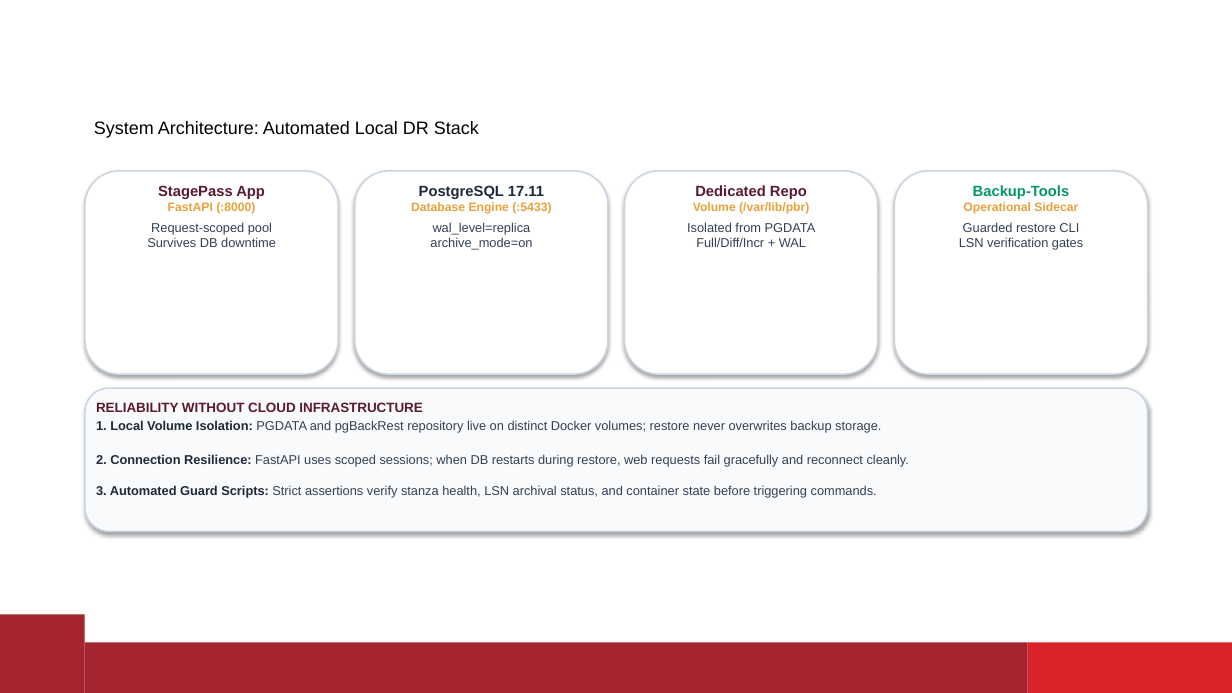
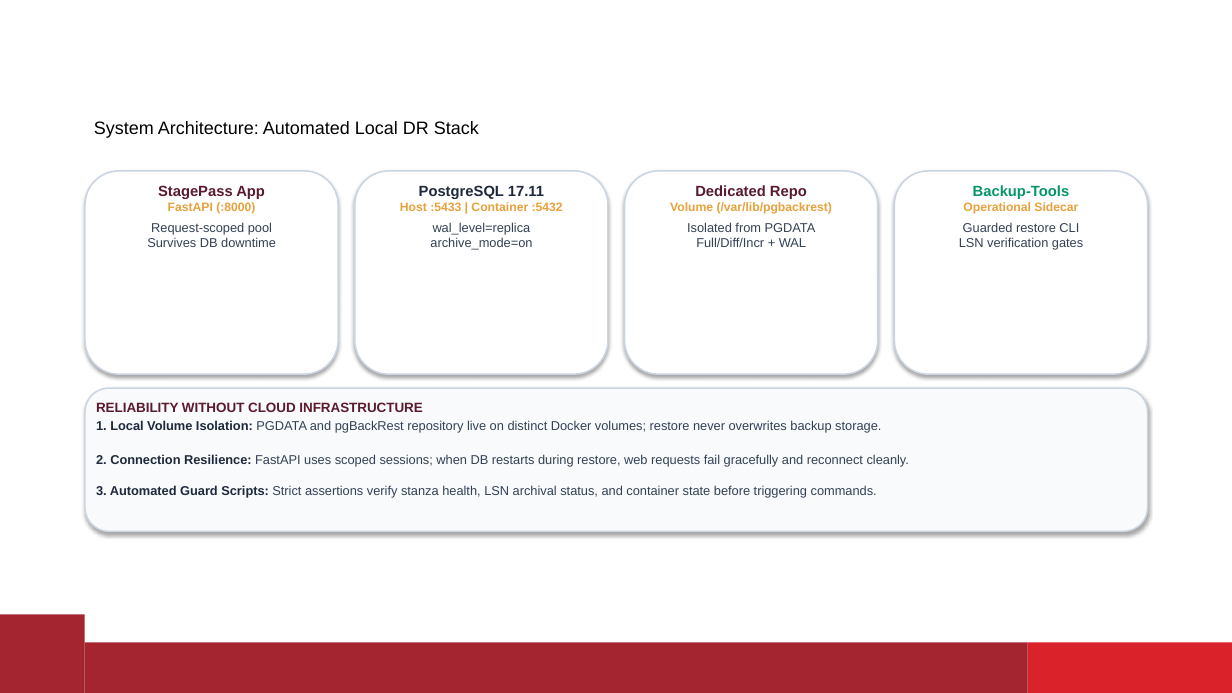
Before and after one commit to Aaryan-Sharma-5/devops_ia, a slide deck: slide 6 of docs/pgbackrest_ia_presentation.pptx. Drawn at 1232x693 pixels with LibreOffice and Linux fonts; fonts in the diff are those of the drawing; background and template pictures are left out. Boxes give left, top, right and bottom in pixels: in the first picture for what was removed or moved away, otherwise in the second. Text is boxed around its words. In the diff, an @@ line names an element or a change of style, - is before the commit and + after.

```diff
--- a/docs/pgbackrest_ia_presentation.pptx
+++ b/docs/pgbackrest_ia_presentation.pptx
@@ text at [400, 202, 563, 211]: text changed @@
-Database Engine (:5433)
+Host :5433 | Container :5432
@@ text at [670, 202, 833, 214]: text changed @@
-Volume (/var/lib/pbr)
+Volume (/var/lib/pgbackrest)
```
Also in this commit, not shown: 8 other slides changed, 16 other files.
